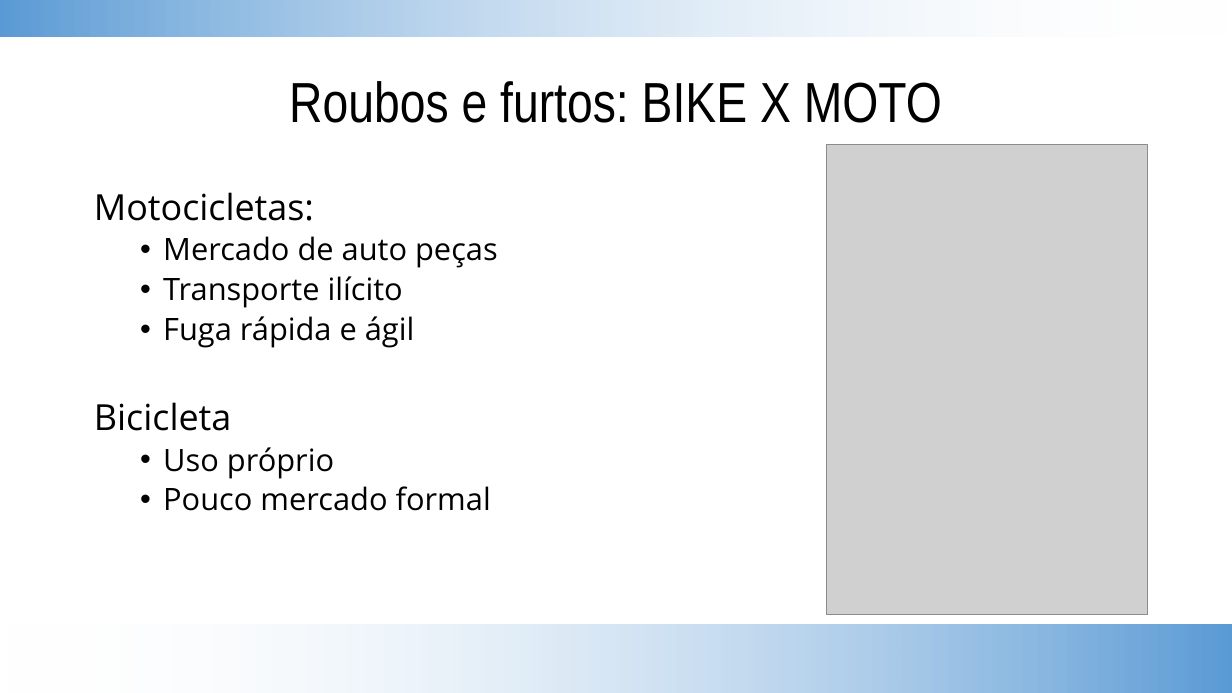
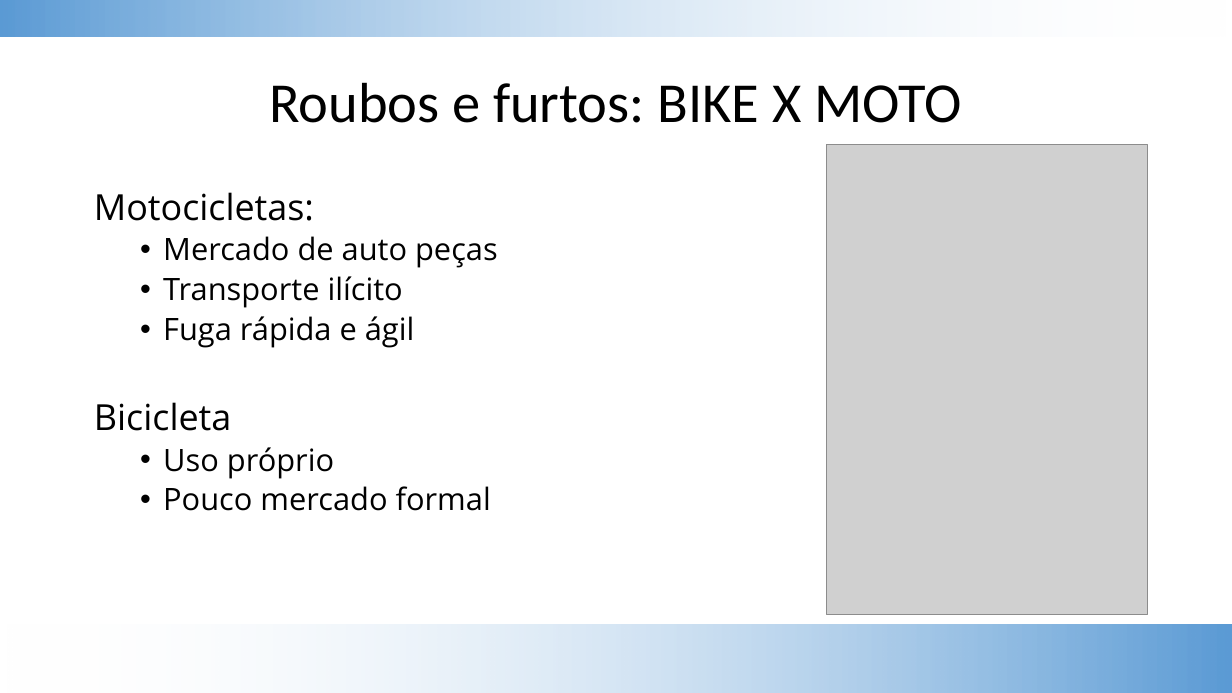
Before and after one commit to bazsant/pos-ins-cot, a slide deck: slide 6 of apresentacao/ituran-seguro-bike-final.pptx. Drawn at 1232x693 pixels with LibreOffice and Linux fonts; fonts in the diff are those of the drawing; grey boxes stand for pictures; background and template pictures are left out. Boxes give left, top, right and bottom in pixels: in the first picture for what was removed or moved away, otherwise in the second. Text is boxed around its words. In the diff, an @@ line names an element or a change of style, - is before the commit and + after.

```diff
--- a/apresentacao/ituran-seguro-bike-final.pptx
+++ b/apresentacao/ituran-seguro-bike-final.pptx
@@ title "Roubos e furtos: BIKE X ..." at (x1=269, y1=82, x2=961, y2=123): font Arial Narrow to Calibri @@
```
Also in this commit, not shown: 3 other slides changed, 1 slide removed.
